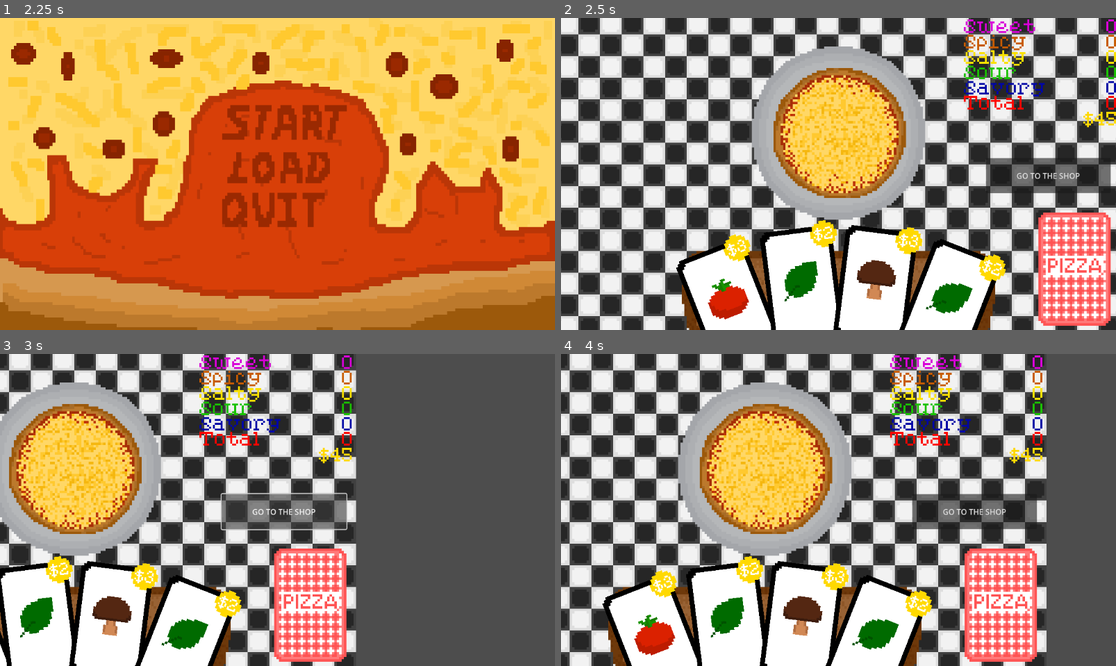
Above: before the commit, frames 1-4 (two rows, left to right).
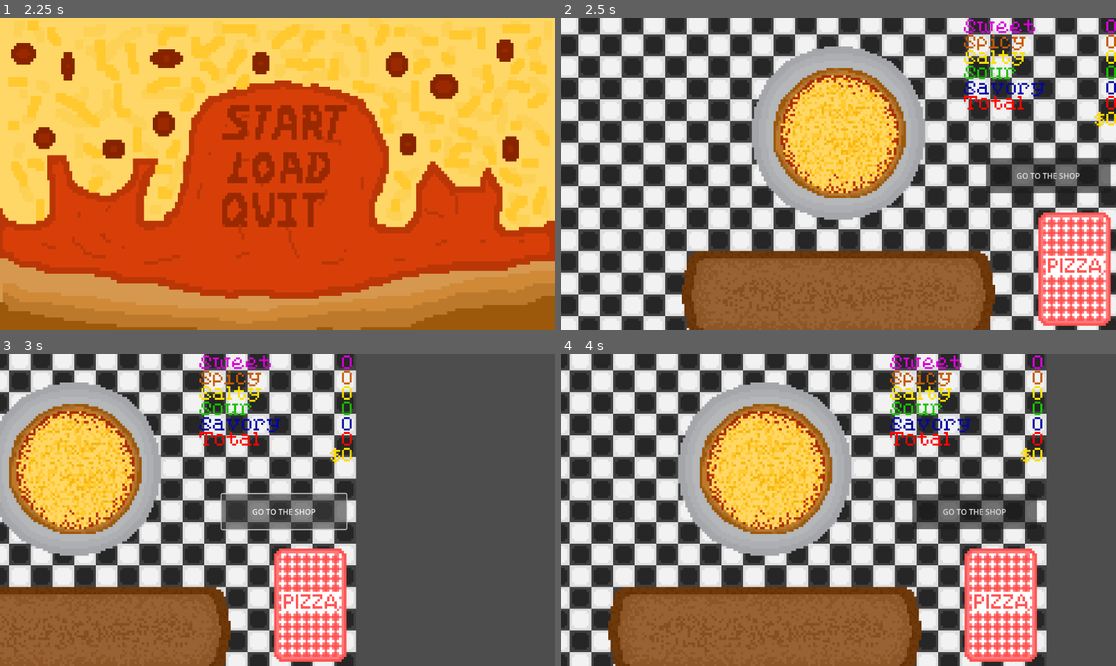
Above: after the commit, the same moments.

Repository: bstrong5923/Pizzatro
Game: Godot game, scene res://Scenes/title_screen.tscn
The game is run twice, just before and just after one commit, with the same random seed, the same clock (stepped at 60 frames per second) and the same inputs.
Inputs (mouse positions are in pixels of both pictures, inside the frame that each line leads up to):
- Up to frame 1 (2.25 s): tap Enter at 0.5, 2 s; move the mouse to (399, 158) at 0.52 s; click (399, 158) at 0.67 s; tap Space at 1.25 s; move the mouse to (166, 189) at 1.27 s; click (166, 189) at 1.42 s; move the mouse to (333, 105) at 2.02 s; click (333, 105) at 2.17 s
- Up to frame 2 (2.5 s): no input
- Up to frame 3 (3 s): click "GO TO THE SHOP" at 2.75 s
- Up to frame 4 (4 s): click "GO TO THE GAME" at 3.5 s

Frame 1 is identical in both runs. In frame 2, 16% of the frame differs, in the area x 20-100%, y 30-100%; in frame 3, 12%; in frame 4, 16%, in the area x 7-87%, y 30-100%.
Error after the commit: Parse Error: Function "add_spec_card()" not found in base self. (res://Scenes/deck.gd:17)

Commit message:
help meeee

Diff:
--- a/Scenes/deck.gd
+++ b/Scenes/deck.gd
@@ -14,7 +14,10 @@
 	for x in range(0, 2):
 		draw_card()
 		draw_spec_card(5)
-	fix_hand()
+		add_spec_card(5)
+
+
+
 
 func fill_initial_deck():
 	deck = []
